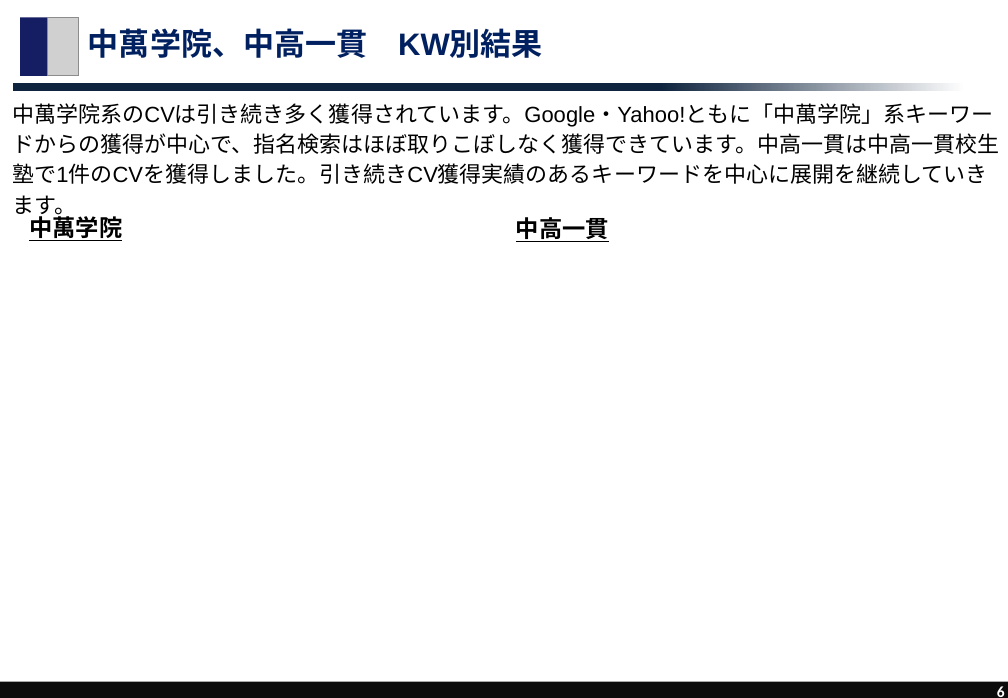
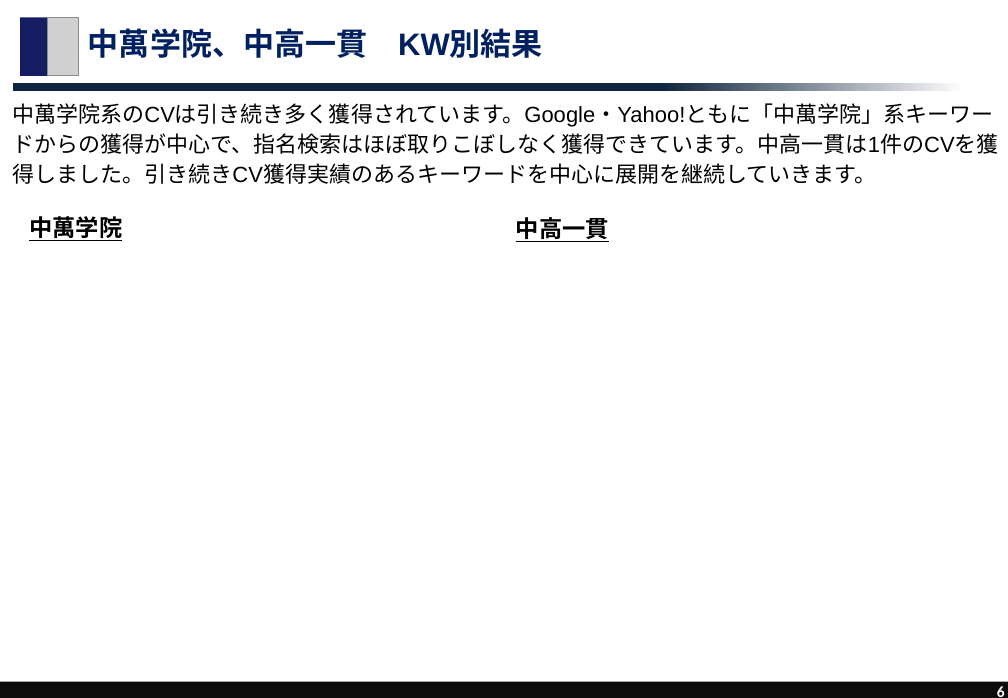
Before and after one commit to spenda-agency/w02chuman_report, a slide deck: slide 6 of A2/2607A2.広報室様_有料広告報告書.pptx. Drawn at 1008x698 pixels with LibreOffice and Linux fonts; fonts in the diff are those of the drawing; grey boxes stand for pictures. Boxes give left, top, right and bottom in pixels: in the first picture for what was removed or moved away, otherwise in the second. Text is boxed around its words. In the diff, an @@ line names an element or a change of style, - is before the commit and + after.

```diff
--- a/A2/2607A2.広報室様_有料広告報告書.pptx
+++ b/A2/2607A2.広報室様_有料広告報告書.pptx
@@ text at [12,103,999,184]: text changed @@
-中萬学院系のCVは引き続き多く獲得されています。Google・Yahoo!ともに「中萬学院」系キーワードからの獲得が中心で、指名検索はほぼ取りこぼしなく獲得できています。中高一貫は中高一貫校生塾で1件のCVを獲得しました。引き続きCV獲得実績のあるキーワードを中心に展開を継続していきます。
+中萬学院系のCVは引き続き多く獲得されています。Google・Yahoo!ともに「中萬学院」系キーワードからの獲得が中心で、指名検索はほぼ取りこぼしなく獲得できています。中高一貫は1件のCVを獲得しました。引き続きCV獲得実績のあるキーワードを中心に展開を継続していきます。
```
Also in this commit, not shown: 1 other slide changed, 2 other files.
